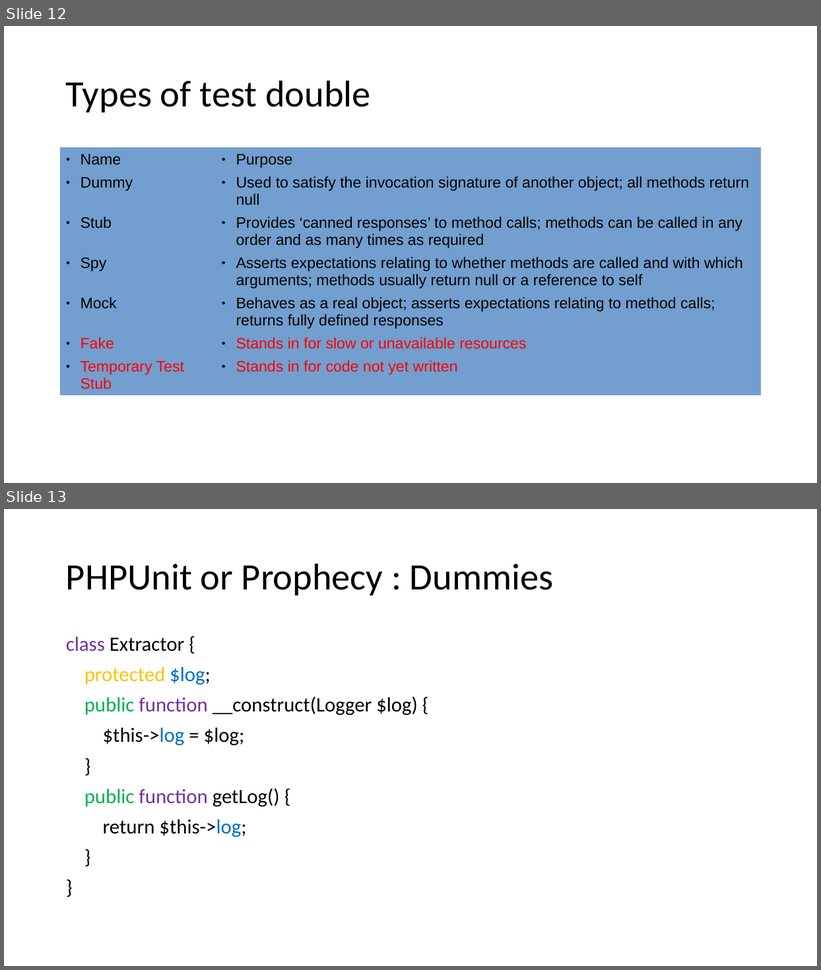
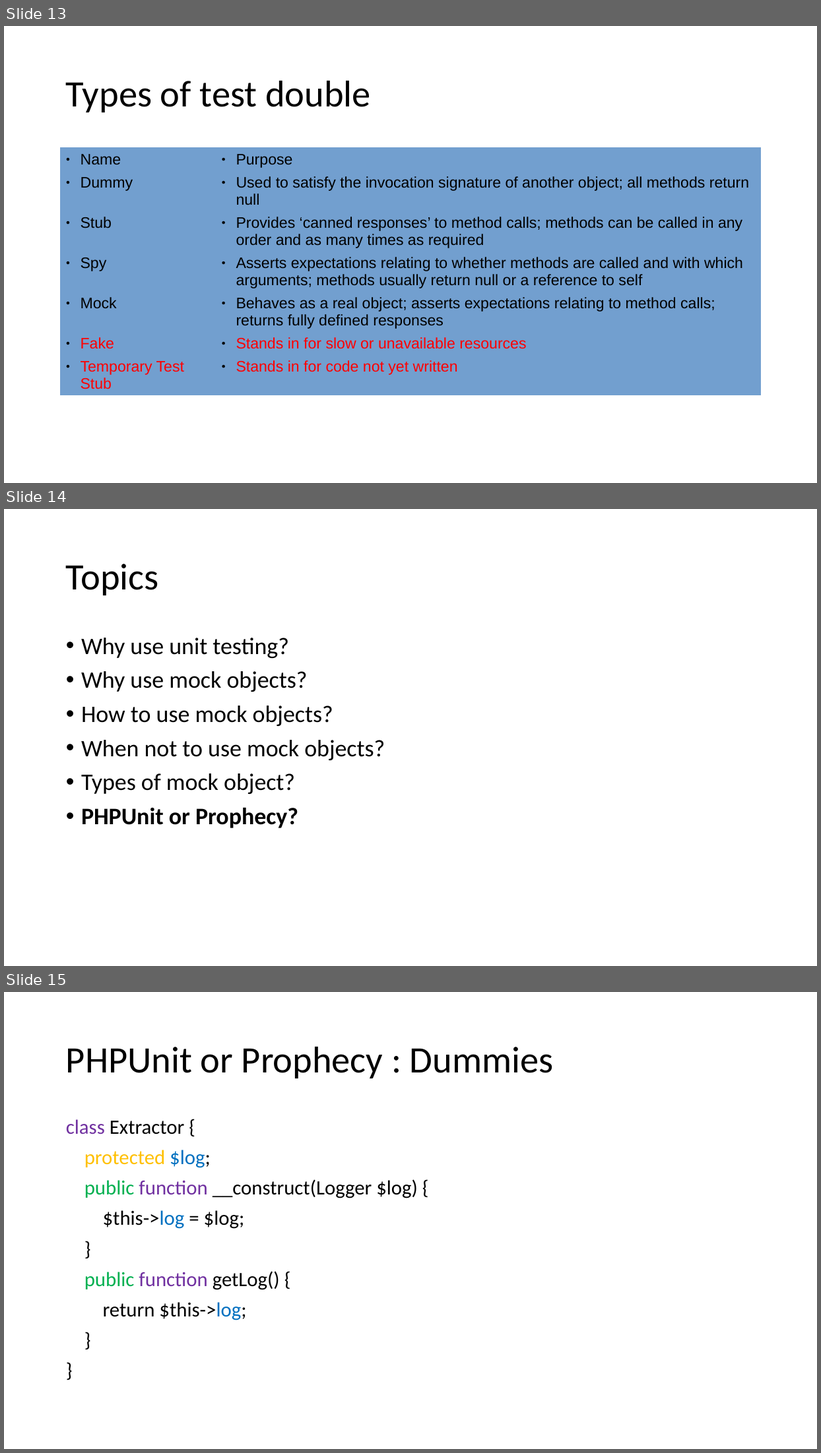
Before and after one commit to docljn/phpunit-or-prophecy-for-mocks, a slide deck: Creating Unit Test Mocks - PHPUnit or Prophecy.odp. Shown one above the other, each under a label of ours: slides 12 and 13 before the commit, slides 13, 14 and 15 after it. The pictures are 821x970 and 821x1453 pixels, drawn with LibreOffice and Linux fonts; fonts in the diff are those of the drawing. Boxes give left, top, right and bottom in pixels: in the first picture for what was removed or moved away, otherwise in the second. Text is boxed around its words. In the diff, an @@ line names an element or a change of style, - is before the commit and + after.

```diff
--- a/Creating Unit Test Mocks - PHPUnit or Prophecy.odp
+++ b/Creating Unit Test Mocks - PHPUnit or Prophecy.odp
@@ slide 14 added at box(4, 509, 817, 966), background #FFFFFF @@
@@ title added at box(66, 564, 159, 595), 44 pt, text #000000 @@
+Topics
@@ text added at box(81, 638, 385, 828), 28 pt, text #000000 @@
+• Why use unit testing?
+• Why use mock objects?
+• How to use mock objects?
+• When not to use mock objects?
+• Types of mock object?
+• PHPUnit or Prophecy?
@@ what was slide 12 is now slide 13 @@
@@ what was slide 13 is now slide 15 @@
```
Also in this commit, not shown: 8 slides changed, 1 other slide added, 1 other file.
